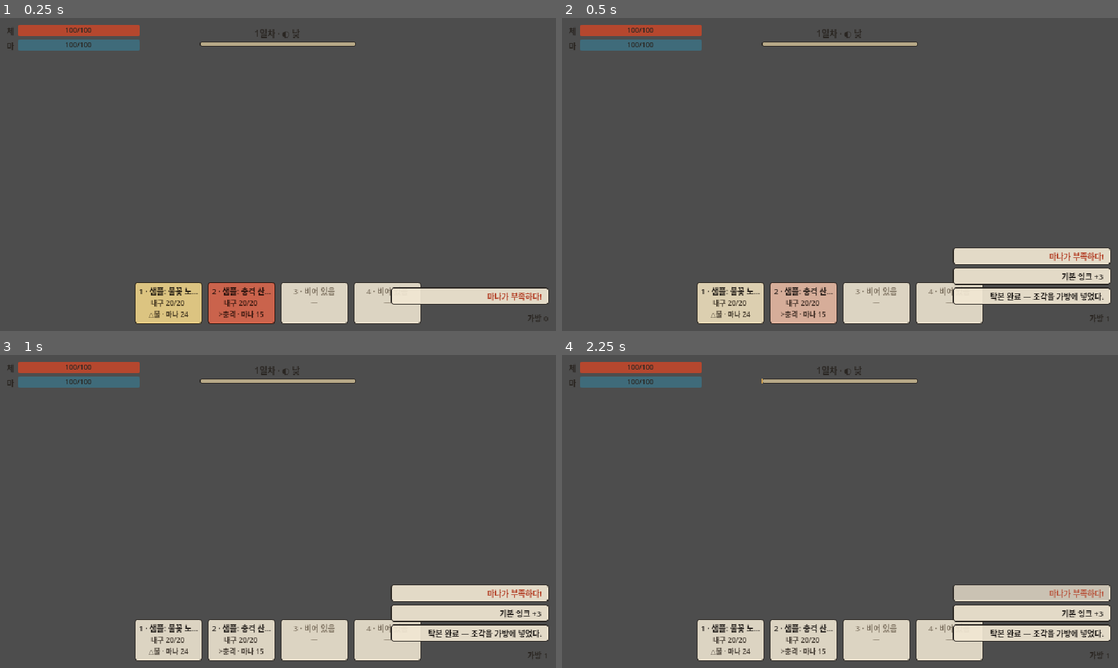
Above: before the commit, frames 1-4 (two rows, left to right).
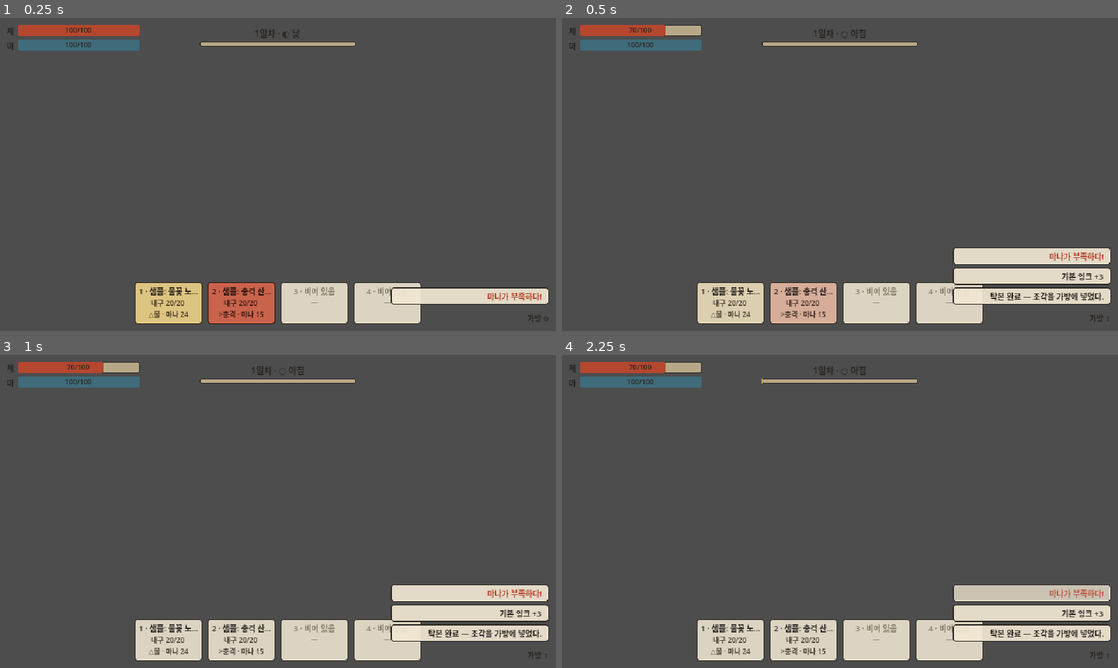
Above: after the commit, the same moments.

Repository: djgnfj-svg/tockbon
Game: Godot game, scene res://tests/test_ui.tscn
Same seed, same stepped clock (60 frames per second), same inputs: the game is played once before the commit and once after it. This scene is started directly instead of the project's main scene.
Inputs (mouse positions are in pixels of both pictures, inside the frame that each line leads up to):
- Up to frame 1 (0.25 s): no input
- Up to frame 2 (0.5 s): no input
- Up to frame 3 (1 s): tap Enter at 0.5 s; move the mouse to (400, 495) at 0.52 s; press the mouse at (400, 495) at 0.53 s; hold D (move_right) from 0.53 s (still down)
- Up to frame 4 (2.25 s): release D (move_right) at 1.25 s; release the mouse at (962, 495) at 1.25 s; tap Space (dash) at 1.25 s; drag from (728, 527) to (812, 574) at 1.27 s; tap Enter at 2 s; move the mouse to (895, 442) at 2.02 s; hold D (move_right) from 2.03 s (still down); hold Space (dash) from 2.03 s (still down)

Frame 1 is identical in both runs. In frame 2, 0.4% of the frame differs, in the area x 11-55%, y 2-7%; in frame 3, 0.4%; in frame 4, 0.4%.

Commit message:
fix(ui): 모달 이동 잠금 플래그 + 필드 자정 게시판 억제 (NEXT_CYCLE §5)
- ui_root 스택 ↔ GameState.ui_modal_open 연동 (플레이어 이동 계열이 폴링)
- 거점 밖 day_started는 게시판 보류 → 거점 복귀(scene_changed) 시 표시
- UI 테스트: HP 바 검사를 원장 API(damage_player) 경유로 수정 — HEAD에서도 실패하던 기존 버그 (v1.1 HP 이관 때 갱신 누락). 회귀 검사 4건 추가, quit-after 60

Co-Authored-By: Claude Fable 5 <noreply@anthropic.com>
Claude-Session: https://claude.ai/code/session_01WTWRicKXykCsTa4QpY3Ciy

Diff:
--- a/src/ui/ui_root.gd
+++ b/src/ui/ui_root.gd
@@ -11,10 +11,15 @@
 @onready var codex: Control = $Screens/Codex
 
 var _stack: Array[Control] = []
+## 현재 씬 id — Main의 scene_changed로 추적 (게시판은 거점에서만). 게임은 항상 거점에서 시작
+var _scene_id: StringName = &"base"
+## 필드·드로잉룸에서 하루가 시작되면 게시판을 보류했다가 거점 복귀 시 연다
+var _bulletin_pending: bool = false
 
 func _ready() -> void:
 	theme = InkStyle.build_theme()
 	EventBus.day_started.connect(_on_day_started)
+	EventBus.scene_changed.connect(_on_scene_changed)
 	bulletin.connect("closed", _on_bulletin_closed)
 	loadout.connect("confirmed", func() -> void: close_panel(loadout))
 	codex.connect("closed", func() -> void: close_panel(codex))
@@ -34,10 +39,12 @@
 		return
 	_stack.append(panel)
 	panel.call("open")  # 화면 공통 계약: open()에서 visible=true + refresh
+	GameState.ui_modal_open = true
 
 func close_panel(panel: Control) -> void:
 	_stack.erase(panel)
 	panel.visible = false
+	GameState.ui_modal_open = not _stack.is_empty()
 
 func close_top() -> void:
 	if _stack.is_empty():
@@ -53,14 +60,23 @@
 func is_open(panel: Control) -> bool:
 	return panel in _stack
 
-# ── 하루 흐름: 게시판 → 장착 선택
+# ── 하루 흐름: 게시판 → 장착 선택 (거점에서만 — 필드 자정엔 보류 후 복귀 시 표시)
 
 func _on_day_started(_day: int) -> void:
+	if _scene_id != &"base":
+		_bulletin_pending = true
+		return
 	if bulletin in _stack:
 		bulletin.call("refresh")
 	else:
 		open_panel(bulletin)
 
+func _on_scene_changed(scene_id: StringName) -> void:
+	_scene_id = scene_id
+	if _bulletin_pending and scene_id == &"base":
+		_bulletin_pending = false
+		open_panel(bulletin)
+
 func _on_bulletin_closed() -> void:
 	close_panel(bulletin)
 	open_panel(loadout)
--- a/tests/test_ui_runner.gd
+++ b/tests/test_ui_runner.gd
@@ -1,7 +1,7 @@
 extends Node
 ## 모듈 E 자가 검증 러너 — 목 데이터 주입 후 EventBus 시그널을 프레임 시퀀스로 발화,
 ## 각 화면의 핵심 노드 존재·값 바인딩을 PASS/FAIL 로그로 남긴다.
-## 실행: Godot --headless --path . res://tests/test_ui.tscn --quit-after 30
+## 실행: Godot --headless --path . res://tests/test_ui.tscn --quit-after 60
 
 const InkStyle := preload("res://src/ui/ink_style.gd")
 
@@ -101,7 +101,19 @@
 		26:
 			ui.call("close_top")
 			_check(not codex.visible, "close_top → 도감 닫힘")
+			_check(not GameState.ui_modal_open, "스택 비면 ui_modal_open 해제")
+		27:
+			# 필드 자정 quirk 수정 검증 — 거점 밖 day_started는 게시판 억제·보류 (NEXT_CYCLE §5)
+			EventBus.scene_changed.emit(&"field")
+			EventBus.day_started.emit(Clock.day)
 		28:
+			_check(not bulletin.visible, "필드에서 day_started → 게시판 억제")
+			EventBus.scene_changed.emit(&"base")
+		29:
+			_check(bulletin.visible, "거점 복귀 → 보류된 게시판 표시")
+			_check(GameState.ui_modal_open, "게시판 열림 → ui_modal_open 설정")
+			ui.call("close_top")
+		31:
 			_finish()
 
 # ── 단계별 검증
@@ -177,9 +189,11 @@
 	_check(day_label.text.begins_with("%d일차" % Clock.day), "시계 일차 바인딩")
 
 func _step_damage() -> void:
+	# HP 원장은 GameState (v1.1 이관) — player_damaged는 FX 전용이라 원장 API로 깎는다
+	GameState.damage_player(30.0)
 	EventBus.player_damaged.emit(30.0)
 	var hp_bar := hud.find_child("HpBar", true, false) as ProgressBar
-	_check(is_equal_approx(hp_bar.value, 70.0), "player_damaged(30) → HP 바 70")
+	_check(is_equal_approx(hp_bar.value, 70.0), "damage_player(30) → HP 바 70")
 
 func _step_resources_toast() -> void:
 	var toasts := fx.find_child("ToastBox", true, false) as VBoxContainer
Not shown, changed: CLAUDE.md
